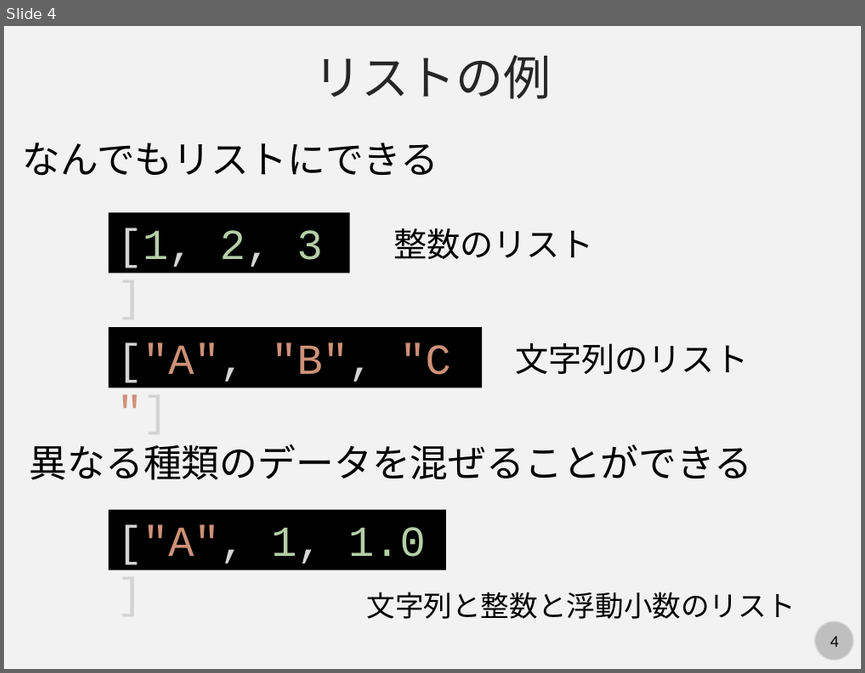
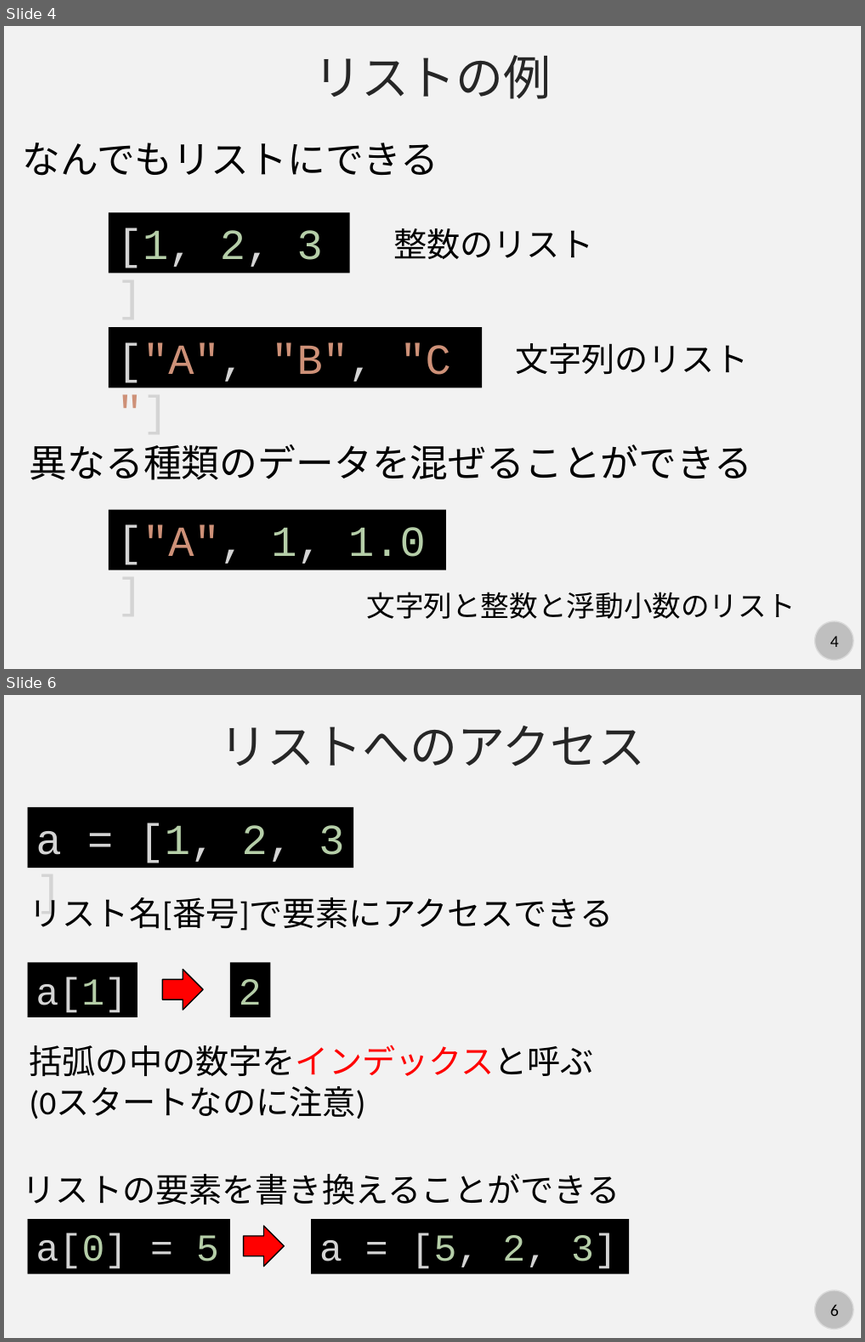
Before and after one commit to kaityo256/python_zero, a slide deck: list/fig/slide.pptx. Shown one above the other, each under a label of ours: slide 4 before the commit, slides 4 and 6 after it; the slides between them are not shown. The pictures are 865x673 and 865x1342 pixels, drawn with LibreOffice and Linux fonts; fonts in the diff are those of the drawing. Boxes give left, top, right and bottom in pixels: in the first picture for what was removed or moved away, otherwise in the second. Text is boxed around its words. In the diff, an @@ line names an element or a change of style, - is before the commit and + after.

```diff
--- a/list/fig/slide.pptx
+++ b/list/fig/slide.pptx
@@ slide 6 added at [4, 695, 861, 1338], background #F2F2F2; not listed: 2 template elements that a slide beside it also shows @@
@@ text added at [220, 726, 646, 766], 40 pt, text #262626 @@
+リストへのアクセス
@@ rectangle added at [28, 807, 353, 868], fill #000000, 36 pt, text #D4D4D4 @@
+a = [1, 2, 3]
@@ text added at [30, 897, 613, 930], 28 pt, text #000000 @@
+リスト名[番号]で要素にアクセスできる
@@ rectangle added at [28, 962, 137, 1017], fill #000000, 32 pt, text #D4D4D4 @@
+a[1]
@@ right arrow added at [162, 970, 203, 1009], fill #FF0000, outline #000000 1 pt @@
@@ rectangle added at [230, 962, 270, 1017], fill #000000, 32 pt, text #B5CEA8 @@
+2
@@ text added at [30, 1045, 594, 1119], 28 pt, text #000000 @@
+括弧の中の数字をインデックスと呼ぶ
+(0スタートなのに注意)
@@ text added at [23, 1174, 620, 1205], 28 pt, text #000000 @@
+リストの要素を書き換えることができる
@@ rectangle added at [28, 1219, 230, 1273], fill #000000, 32 pt, text #D4D4D4 @@
+a[0] = 5
@@ right arrow added at [244, 1225, 284, 1265], fill #FF0000, outline #000000 1 pt @@
@@ rectangle added at [311, 1219, 629, 1273], fill #000000, 32 pt, text #D4D4D4 @@
+a = [5, 2, 3]
```
Also in this commit, not shown: 2 slides changed, 6 other slides added, 2 other files.
